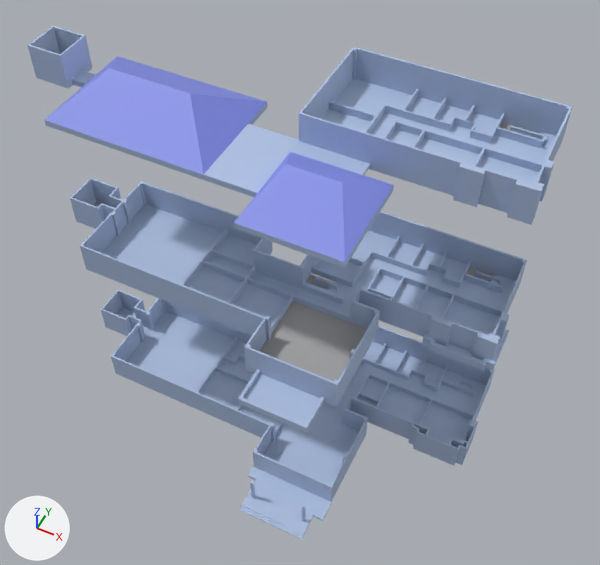
Renders of the glTF model src/assets/3d/solid/models/Administration_Complex_expansion.glb from each side of a commit.
Camera for both pictures: a camera (50 mm lens) standing at (33.8, -67.7, 82.8) and looking at (1.0, -2.2, 0.9). The axes (+X, +Y, +Z) are drawn at lower left. The lights are the same throughout. The picture after the commit comes second. Where no turn or scale is listed for an object, it has been applied to the vertices. Vertices at exactly the same position are counted once.

Names of what the first picture shows: 'Floor1', 'Floor2', 'Floor3'.
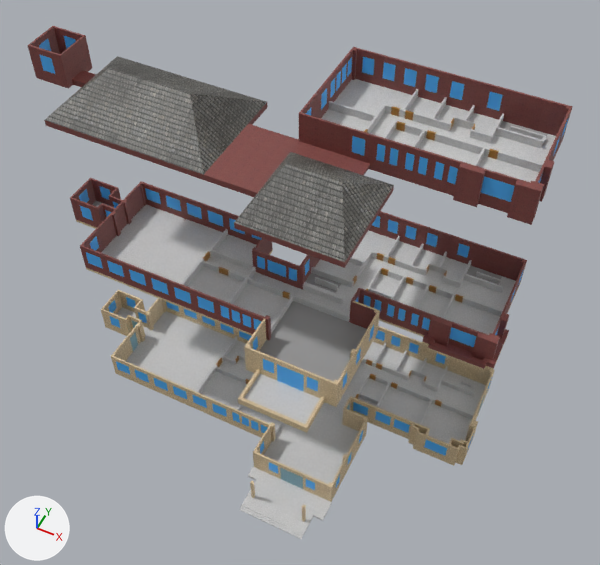
The newer file is also turned or shifted as a whole; pictures and numbers use the older file's frame.

Boxes (x1, y1, x2, y2) around the edits, measured in the pictures (600 x 565 px):
part 1 of me_mesh_747, built on: before (306, 274, 352, 300); after (305, 273, 341, 291)
part 2 of me_mesh_747, built on: before (466, 267, 502, 285); after (466, 265, 502, 283)
part 3 of me_mesh_747, recoloured: (96, 205, 516, 424) in both
part 4 of me_mesh_747, recoloured: (79, 186, 524, 392) in both
part 5 of me_mesh_747, recoloured: before (76, 201, 521, 433); after (76, 220, 521, 433)
part 6 of me_mesh_747, recoloured (blue to brown): (70, 178, 527, 369) in both
part 7 of me_mesh_747, recoloured: (203, 251, 463, 303) in both
part 8 of me_mesh_722, recoloured: (116, 307, 486, 539) in both
part 9 of me_mesh_722, recoloured: (216, 356, 442, 407) in both
part 10 of me_mesh_722, recoloured: (101, 290, 495, 522) in both
part 11 of me_mesh_722, recoloured: (130, 320, 485, 489) in both
part 12 of me_mesh_722, recoloured: (108, 297, 492, 490) in both
part 13 of me_mesh_547, built on: before (499, 123, 548, 137); after (499, 121, 548, 137)
part 14 of me_mesh_547, deleted (blue): before (62, 37, 89, 84)
part 15 of me_mesh_547, recoloured (blue to brown): (27, 26, 573, 268) in both
part 16 of me_mesh_547, recoloured: (321, 79, 556, 183) in both
part 17 of me_mesh_547, recoloured: (364, 118, 499, 159) in both
part 18 of me_mesh_547, recoloured: (39, 36, 568, 202) in both
part 19 of me_mesh_547, recoloured (blue to grey): (45, 56, 394, 262) in both

Patch to the scene script:
```diff
--- a/src/assets/3d/solid/models/Administration_Complex_expansion.glb.py
+++ b/src/assets/3d/solid/models/Administration_Complex_expansion.glb.py
@@ mat_door @@
+mat_door = principled_material('door')
+mat_door.texture = img_door
+mat_door.roughness = 0.553
@@ mat_roof_1 @@
+mat_roof_1 = principled_material('roof')
+mat_roof_1.texture = img_roof
+mat_roof_1.roughness = 0.553
@@ mat_ground @@
+mat_ground = principled_material('ground')
+mat_ground.texture = img_ground
+mat_ground.roughness = 0.553
@@ mat_window @@
+mat_window = principled_material('window')
+mat_window.texture = img_window
+mat_window.roughness = 0.553
@@ mat_wall2 @@
+mat_wall2 = principled_material('wall2')
+mat_wall2.texture = img_wall2
+mat_wall2.roughness = 0.553
@@ mat_gate @@
+mat_gate = principled_material('gate')
+mat_gate.texture = img_gate
+mat_gate.roughness = 0.553
@@ mat_wall1 @@
+mat_wall1 = principled_material('wall1')
+mat_wall1.texture = img_wall1
+mat_wall1.roughness = 0.553
@@ me_mesh_722 @@
-me_mesh_722.from_pydata(...)  # 1745 vertices, 4541 faces; spans x -34.6..27.5, y -22.7..13.3, z -26.5..-21.9
+me_mesh_722.from_pydata(...)  # 1667 vertices, 4379 faces; spans x -34.6..27.5, y -22.7..13.3, z -26.5..-21.9
+# me_mesh_722 part 8: 1197 faces spanning x -34.3..27.3, y -22.7..13.0, z -26.5..-25.1 switch from mat_wall (blue #afc2e3) to mat_ground (picture img_ground)
+# me_mesh_722 part 9: 168 faces spanning x -13.5..21.2, y -3.7..9.7, z -26.1..-25.1 switch from mat_wall (blue #afc2e3) to mat_door (picture img_door)
+# me_mesh_722 part 10: 2554 faces spanning x -34.6..27.5, y -20.4..13.3, z -26.5..-21.9 switch from mat_wall (blue #afc2e3) to mat_wall1 (picture img_wall1)
+# me_mesh_722 part 11: 84 faces spanning x -29.3..26.8, y -16.0..8.9, z -26.1..-22.7 switch from mat_wall (blue #afc2e3) to mat_gate (picture img_gate)
+# me_mesh_722 part 12: 336 faces spanning x -34.6..27.5, y -16.0..13.3, z -24.9..-22.7 switch from mat_wall (blue #afc2e3) to mat_window (picture img_window)
+# edits to the shape of me_mesh_722 do not show in these pictures
@@ me_mesh_747 @@
-me_mesh_747.from_pydata(...)  # 1945 vertices, 5013 faces; spans x -34.6..28.0, y -20.8..13.3, z -1.9..2.7
+me_mesh_747.from_pydata(...)  # 1808 vertices, 4689 faces; spans x -34.6..28.0, y -20.8..13.3, z -1.9..2.7
+# me_mesh_747 part 1: 58 vertices removed from x 0.7..5.2, y -0.7..2.0, z -1.9..-1.1; 10 vertices added at x 0.7..5.2, y -0.7..2.0, z -1.6..-1.5
+# me_mesh_747 part 2: 57 vertices removed from x 19.5..24.3, y 10.3..13.0, z -1.9..-1.1; 10 vertices added at x 19.8..24.3, y 10.3..13.0, z -1.6..-1.5
+# me_mesh_747 part 3: 1005 faces spanning x -33.2..27.3, y -20.4..13.0, z -1.9..-0.5 switch from mat_wall (blue #afc2e3) to mat_ground (picture img_ground)
+# me_mesh_747 part 4: 660 faces spanning x -34.6..26.8, y -16.0..13.3, z -1.5..1.9 switch from mat_wall (blue #afc2e3) to mat_window (picture img_window)
+# me_mesh_747 part 5: 497 faces spanning x -34.6..28.0, y -20.8..13.3, z -1.9..2.7 switch from mat_wall (blue #afc2e3) to mat_wall1 (picture img_wall1)
+# me_mesh_747 part 6: 2224 faces spanning x -34.6..28.0, y -13.2..13.3, z -1.5..2.7 switch from mat_wall (blue #afc2e3) to mat_wall2 (picture img_wall2)
+# me_mesh_747 part 7: 156 faces spanning x -13.5..20.9, y -3.7..9.7, z -1.5..-0.5 switch from mat_wall (blue #afc2e3) to mat_door (picture img_door)
+# other edits to the shape of me_mesh_747 do not show in these pictures
 me_mesh_747.materials.append(mat_other)
@@ me_mesh_547 @@
-me_mesh_547.from_pydata(...)  # 998 vertices, 2599 faces; spans x -34.6..27.5, y -16.0..13.3, z 22.7..27.5
+me_mesh_547.from_pydata(...)  # 952 vertices, 2479 faces; spans x -34.6..27.5, y -16.0..13.3, z 22.7..27.5
+# me_mesh_547 part 13: 31 vertices removed from x 19.5..25.1, y 10.3..13.0, z 22.7..23.1; 12 vertices added at x 19.8..25.1, y 10.3..13.0, z 23.0..23.1
+# me_mesh_547 part 14: 6 vertices removed from x -29.9..-29.7, y -2.8..-0.9, z 23.1..27.3
+# me_mesh_547 part 15: 1378 faces spanning x -34.6..27.5, y -16.0..13.3, z 22.7..27.3 switch from mat_wall (blue #afc2e3) to mat_wall2 (picture img_wall2)
+# me_mesh_547 part 16: 644 faces spanning x 0.7..26.6, y -1.1..13.0, z 22.7..24.1 switch from mat_wall (blue #afc2e3) to mat_ground (picture img_ground)
+# me_mesh_547 part 17: 88 faces spanning x 6.6..21.2, y 0.9..9.7, z 23.1..24.1 switch from mat_wall (blue #afc2e3) to mat_door (picture img_door)
+# me_mesh_547 part 18: 208 faces spanning x -34.6..26.8, y -3.9..13.3, z 24.3..26.5 switch from mat_wall (blue #afc2e3) to mat_window (picture img_window)
+# me_mesh_547 part 19: 16 faces spanning x -27.6..12.8, y -16.0..3.6, z 23.5..27.5 switch from mat_roof (blue #828ee7) to mat_roof_1 (picture img_roof)
+# other edits to the shape of me_mesh_547 do not show in these pictures
 me_mesh_547.materials.append(mat_other)
```
